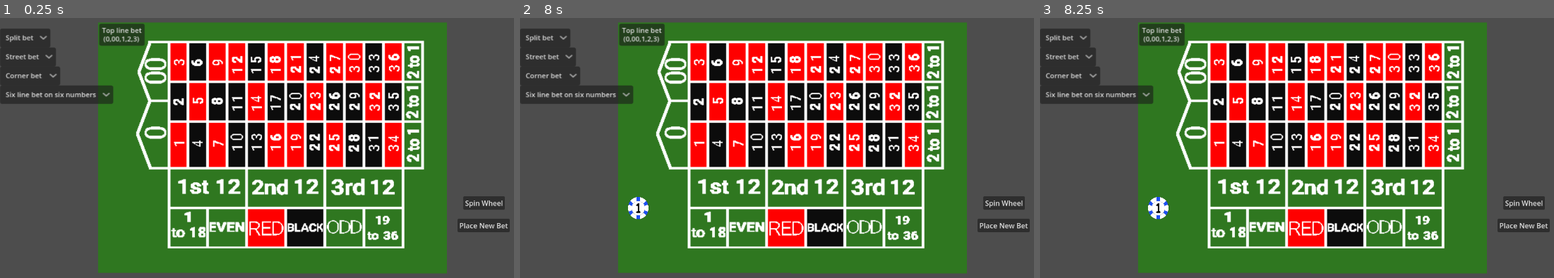
Above: before the commit, frames 1-3 (left to right).
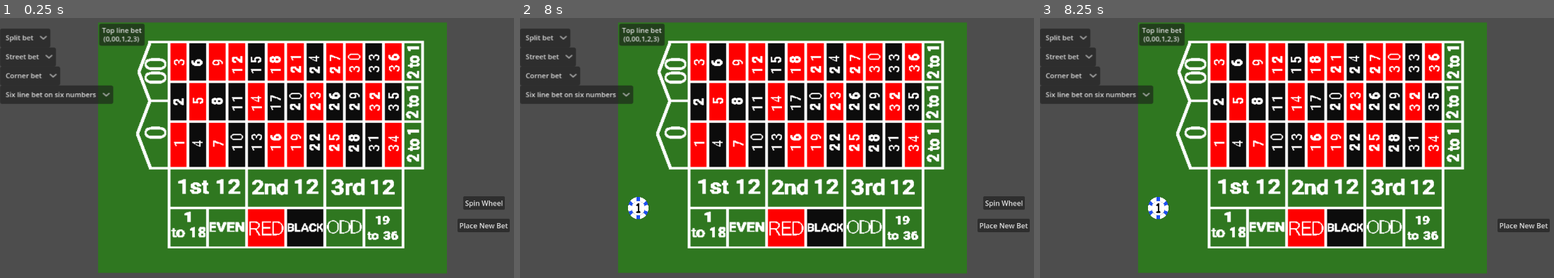
Above: after the commit, the same moments.

Repository: OwenFrakes/congressAppChallenge
Game: Godot game, scene res://Scenes/Roulette.tscn
The game is run twice, just before and just after one commit, with the same random seed, the same clock (stepped at 60 frames per second) and the same inputs. This scene is started directly instead of the project's main scene.
Inputs:
- Up to frame 1 (0.25 s): no input
- Up to frame 2 (8 s): click "3" at 0.5 s; click "3" at 1.25 s; click "3" at 2 s; click "Place Bet" at 2.75 s; click "Place Bet" at 3.5 s; click "Place Bet" at 4.25 s; click "Place Bet" at 5 s; click "Place Bet" at 5.75 s; click "Place Bet" at 6.5 s; click "1st 12" at 7.25 s
- Up to frame 3 (8.25 s): click "1st 12" at 8 s

Frames 1-2 are identical in both runs. In frame 3, 0.4% of the frame differs, in the area x 90-99%, y 68-74%.

Commit message:
Fixed all bugs with betting
I fixed the bugs when betting by resetting what you bet on after every spin.

Diff:
--- a/Scenes/ball.gd
+++ b/Scenes/ball.gd
@@ -25,9 +25,10 @@
 	#create var for button
 	var button_node = $"../Button"
 	button_node.connect("pressed", Callable(self, "on_button_pressed"))
-
 # Called every frame. 'delta' is the elapsed time since the previous frame.
 func _process(delta):
+	if money<bet_amount:
+		$"../Button".hide()
 	#when ball is spinning
 	if spinning:
 		if spin_velocity!=0:
--- a/Scenes/table.gd
+++ b/Scenes/table.gd
@@ -9,7 +9,6 @@
 var bet_2_to_1=""
 var bet_number=""
 var bet_top_line=""
-
 # Called when the node enters the scene tree for the first time.
 func _ready() -> void:
 	#black
@@ -173,7 +172,10 @@
 	bet_top_line_node.connect("pressed", Callable(self, "bet_top_line_button_pressed"))
 # Called every frame. 'delta' is the elapsed time since the previous frame.
 func _process(delta) -> void:
-	pass
+	var ball=$"../Ball".money
+	var money=ball
+	if bet_amount>money:
+		$"../Button".hide()
 #code to go to the wheel
 func on_button_pressed():
 	self.hide()
@@ -190,309 +192,623 @@
 	$"../Table/Split bet".selected=0
 	$"../Table/Street bet".selected=0
 	$"../Table/Corner bet".selected=0
+	#reset all bets
+	bet_color=""
+	bet_even_odd=""
+	bet_1_to_18=""
+	bet_12=""
+	bet_2_to_1=""
+	bet_number=""
+	bet_top_line=""
 #code for black
 func black_button_pressed():
 	$Chip.show()
 	bet_placed=true
 	bet_amount+=1
 	bet_color="black"
+	bet_even_odd=""
+	bet_1_to_18=""
+	bet_12=""
+	bet_2_to_1=""
+	bet_number=""
+	bet_top_line=""
 #code for red
 func red_button_pressed():
 	$Chip.show()
 	bet_placed=true
 	bet_amount+=1
 	bet_color="red"
+	bet_even_odd=""
+	bet_1_to_18=""
+	bet_12=""
+	bet_2_to_1=""
+	bet_number=""
+	bet_top_line=""
 #code for even
 func even_button_pressed():
 	$Chip.show()
 	bet_placed=true
 	bet_amount+=1
 	bet_even_odd="even"
+	bet_color=""
+	bet_1_to_18=""
+	bet_12=""
+	bet_2_to_1=""
+	bet_number=""
+	bet_top_line=""
 #code for odd
 func odd_button_pressed():
 	$Chip.show()
 	bet_placed=true
 	bet_amount+=1
 	bet_even_odd="odd"
+	bet_color=""
+	bet_1_to_18=""
+	bet_12=""
+	bet_2_to_1=""
+	bet_number=""
+	bet_top_line=""
 #code for 1 to 18
 func to_18_button_pressed():
 	$Chip.show()
 	bet_placed=true
 	bet_amount+=1
 	bet_1_to_18="1-18"
+	bet_color=""
+	bet_even_odd=""
+	bet_12=""
+	bet_2_to_1=""
+	bet_number=""
+	bet_top_line=""
 #code for 19 to 36
 func to_36_button_pressed():
 	$Chip.show()
 	bet_placed=true
 	bet_amount+=1
 	bet_1_to_18="19-36"
+	bet_color=""
+	bet_even_odd=""
+	bet_12=""
+	bet_2_to_1=""
+	bet_number=""
+	bet_top_line=""
 #1st 12
 func b1_12_button_pressed():
 	$Chip.show()
 	bet_placed=true
 	bet_amount+=1
 	bet_12="1st"
+	bet_color=""
+	bet_even_odd=""
+	bet_1_to_18=""
+	bet_2_to_1=""
+	bet_number=""
+	bet_top_line=""
 #2nd 12
 func b2_12_button_pressed():
 	$Chip.show()
 	bet_placed=true
 	bet_amount+=1
 	bet_12="2nd"
+	bet_color=""
+	bet_even_odd=""
+	bet_1_to_18=""
+	bet_2_to_1=""
+	bet_number=""
+	bet_top_line=""
 #3rd 12
 func b3_12_button_pressed():
 	$Chip.show()
 	bet_placed=true
 	bet_amount+=1
 	bet_12="3rd"
+	bet_color=""
+	bet_even_odd=""
+	bet_1_to_18=""
+	bet_2_to_1=""
+	bet_number=""
+	bet_top_line=""
 #1st 2-1
 func b1_2_1_button_pressed():
 	$Chip.show()
 	bet_placed=true
 	bet_amount+=1
 	bet_2_to_1="1st"
+	bet_color=""
+	bet_even_odd=""
+	bet_1_to_18=""
+	bet_12=""
+	bet_number=""
+	bet_top_line=""
 #2nd 2-1
 func b2_2_1_button_pressed():
 	$Chip.show()
 	bet_placed=true
 	bet_amount+=1
 	bet_2_to_1="2nd"
+	bet_color=""
+	bet_even_odd=""
+	bet_1_to_18=""
+	bet_12=""
+	bet_number=""
+	bet_top_line=""
 #3rd 2-1
 func b3_2_1_button_pressed():
 	$Chip.show()
 	bet_placed=true
 	bet_amount+=1
 	bet_2_to_1="3rd"
+	bet_color=""
+	bet_even_odd=""
+	bet_1_to_18=""
+	bet_12=""
+	bet_number=""
+	bet_top_line=""
 #code for 1
 func b1_button_pressed():
 	$Chip.show()
 	bet_placed=true
 	bet_amount+=1
 	bet_number="1"
+	bet_color=""
+	bet_even_odd=""
+	bet_1_to_18=""
+	bet_12=""
+	bet_2_to_1=""
+	bet_top_line=""
 #code for 2
 func b2_button_pressed():
 	$Chip.show()
 	bet_placed=true
 	bet_amount+=1
 	bet_number="2"
+	bet_color=""
+	bet_even_odd=""
+	bet_1_to_18=""
+	bet_12=""
+	bet_2_to_1=""
+	bet_top_line=""
 #code for 3
 func b3_button_pressed():
 	$Chip.show()
 	bet_placed=true
 	bet_amount+=1
 	bet_number="3"
+	bet_color=""
+	bet_even_odd=""
+	bet_1_to_18=""
+	bet_12=""
+	bet_2_to_1=""
+	bet_top_line=""
 #code for 4
 func b4_button_pressed():
 	$Chip.show()
 	bet_placed=true
 	bet_amount+=1
 	bet_number="4"
+	bet_color=""
+	bet_even_odd=""
+	bet_1_to_18=""
+	bet_12=""
+	bet_2_to_1=""
+	bet_top_line=""
 #code for 5
 func b5_button_pressed():
 	$Chip.show()
 	bet_placed=true
 	bet_amount+=1
 	bet_number="5"
+	bet_color=""
+	bet_even_odd=""
+	bet_1_to_18=""
+	bet_12=""
+	bet_2_to_1=""
+	bet_top_line=""
 #code for 6
 func b6_button_pressed():
 	$Chip.show()
 	bet_placed=true
 	bet_amount+=1
 	bet_number="6"
+	bet_color=""
+	bet_even_odd=""
+	bet_1_to_18=""
+	bet_12=""
+	bet_2_to_1=""
+	bet_top_line=""
 #code for 7
 func b7_button_pressed():
 	$Chip.show()
 	bet_placed=true
 	bet_amount+=1
 	bet_number="7"
+	bet_color=""
+	bet_even_odd=""
+	bet_1_to_18=""
+	bet_12=""
+	bet_2_to_1=""
+	bet_top_line=""
 #code for 8
 func b8_button_pressed():
 	$Chip.show()
 	bet_placed=true
 	bet_amount+=1
 	bet_number="8"
+	bet_color=""
+	bet_even_odd=""
+	bet_1_to_18=""
+	bet_12=""
+	bet_2_to_1=""
+	bet_top_line=""
 #code for 9
 func b9_button_pressed():
 	$Chip.show()
 	bet_placed=true
 	bet_amount+=1
 	bet_number="9"
+	bet_color=""
+	bet_even_odd=""
+	bet_1_to_18=""
+	bet_12=""
+	bet_2_to_1=""
+	bet_top_line=""
 #code for 10
 func b10_button_pressed():
 	$Chip.show()
 	bet_placed=true
 	bet_amount+=1
 	bet_number="10"
+	bet_color=""
+	bet_even_odd=""
+	bet_1_to_18=""
+	bet_12=""
+	bet_2_to_1=""
+	bet_top_line=""
 #code for 11
 func b11_button_pressed():
 	$Chip.show()
 	bet_placed=true
 	bet_amount+=1
 	bet_number="11"
+	bet_color=""
+	bet_even_odd=""
+	bet_1_to_18=""
+	bet_12=""
+	bet_2_to_1=""
+	bet_top_line=""
 #code for 12
 func b12_button_pressed():
 	$Chip.show()
 	bet_placed=true
 	bet_amount+=1
 	bet_number="12"
+	bet_color=""
+	bet_even_odd=""
+	bet_1_to_18=""
+	bet_12=""
+	bet_2_to_1=""
+	bet_top_line=""
 #code for 13
 func b13_button_pressed():
 	$Chip.show()
 	bet_placed=true
 	bet_amount+=1
 	bet_number="13"
+	bet_color=""
+	bet_even_odd=""
+	bet_1_to_18=""
+	bet_12=""
+	bet_2_to_1=""
+	bet_top_line=""
 #code for 14
 func b14_button_pressed():
 	$Chip.show()
 	bet_placed=true
 	bet_amount+=1
 	bet_number="14"
+	bet_color=""
+	bet_even_odd=""
+	bet_1_to_18=""
+	bet_12=""
+	bet_2_to_1=""
+	bet_top_line=""
 #code for 15
 func b15_button_pressed():
 	$Chip.show()
 	bet_placed=true
 	bet_amount+=1
 	bet_number="15"
+	bet_color=""
+	bet_even_odd=""
+	bet_1_to_18=""
+	bet_12=""
+	bet_2_to_1=""
+	bet_top_line=""
 #code for 16
 func b16_button_pressed():
 	$Chip.show()
 	bet_placed=true
 	bet_amount+=1
 	bet_number="16"
+	bet_color=""
+	bet_even_odd=""
+	bet_1_to_18=""
+	bet_12=""
+	bet_2_to_1=""
+	bet_top_line=""
 #code for 17
 func b17_button_pressed():
 	$Chip.show()
 	bet_placed=true
 	bet_amount+=1
 	bet_number="17"
+	bet_color=""
+	bet_even_odd=""
+	bet_1_to_18=""
+	bet_12=""
+	bet_2_to_1=""
+	bet_top_line=""
 #code for 18
 func b18_button_pressed():
 	$Chip.show()
 	bet_placed=true
 	bet_amount+=1
 	bet_number="18"
+	bet_color=""
+	bet_even_odd=""
+	bet_1_to_18=""
+	bet_12=""
+	bet_2_to_1=""
+	bet_top_line=""
 #code for 19
 func b19_button_pressed():
 	$Chip.show()
 	bet_placed=true
 	bet_amount+=1
 	bet_number="19"
+	bet_color=""
+	bet_even_odd=""
+	bet_1_to_18=""
+	bet_12=""
+	bet_2_to_1=""
+	bet_top_line=""
 #code for 20
 func b20_button_pressed():
 	$Chip.show()
 	bet_placed=true
 	bet_amount+=1
 	bet_number="20"
+	bet_color=""
+	bet_even_odd=""
+	bet_1_to_18=""
+	bet_12=""
+	bet_2_to_1=""
+	bet_top_line=""
 #code for 21
 func b21_button_pressed():
 	$Chip.show()
 	bet_placed=true
 	bet_amount+=1
 	bet_number="21"
+	bet_color=""
+	bet_even_odd=""
+	bet_1_to_18=""
+	bet_12=""
+	bet_2_to_1=""
+	bet_top_line=""
 #code for 22
 func b22_button_pressed():
 	$Chip.show()
 	bet_placed=true
 	bet_amount+=1
 	bet_number="22"
+	bet_color=""
+	bet_even_odd=""
+	bet_1_to_18=""
+	bet_12=""
+	bet_2_to_1=""
+	bet_top_line=""
 #code for 23
 func b23_button_pressed():
 	$Chip.show()
 	bet_placed=true
 	bet_amount+=1
 	bet_number="23"
+	bet_color=""
+	bet_even_odd=""
+	bet_1_to_18=""
+	bet_12=""
+	bet_2_to_1=""
+	bet_top_line=""
 #code for 24
 func b24_button_pressed():
 	$Chip.show()
 	bet_placed=true
 	bet_amount+=1
 	bet_number="24"
+	bet_color=""
+	bet_even_odd=""
+	bet_1_to_18=""
+	bet_12=""
+	bet_2_to_1=""
+	bet_top_line=""
 #code for 25
 func b25_button_pressed():
 	$Chip.show()
 	bet_placed=true
 	bet_amount+=1
 	bet_number="25"
+	bet_color=""
+	bet_even_odd=""
+	bet_1_to_18=""
+	bet_12=""
+	bet_2_to_1=""
+	bet_top_line=""
 #code for 26
 func b26_button_pressed():
 	$Chip.show()
 	bet_placed=true
 	bet_amount+=1
 	bet_number="26"
+	bet_color=""
+	bet_even_odd=""
+	bet_1_to_18=""
+	bet_12=""
+	bet_2_to_1=""
+	bet_top_line=""
 #code for 27
 func b27_button_pressed():
 	$Chip.show()
 	bet_placed=true
 	bet_amount+=1
 	bet_number="27"
+	bet_color=""
+	bet_even_odd=""
+	bet_1_to_18=""
+	bet_12=""
+	bet_2_to_1=""
+	bet_top_line=""
 #code for 28
 func b28_button_pressed():
 	$Chip.show()
 	bet_placed=true
 	bet_amount+=1
 	bet_number="28"
+	bet_color=""
+	bet_even_odd=""
+	bet_1_to_18=""
+	bet_12=""
+	bet_2_to_1=""
+	bet_top_line=""
 #code for 29
 func b29_button_pressed():
 	$Chip.show()
 	bet_placed=true
 	bet_amount+=1
 	bet_number="29"
+	bet_color=""
+	bet_even_odd=""
+	bet_1_to_18=""
+	bet_12=""
+	bet_2_to_1=""
+	bet_top_line=""
 #code for 30
 func b30_button_pressed():
 	$Chip.show()
 	bet_placed=true
 	bet_amount+=1
 	bet_number="30"
+	bet_color=""
+	bet_even_odd=""
+	bet_1_to_18=""
+	bet_12=""
+	bet_2_to_1=""
+	bet_top_line=""
 #code for 31
 func b31_button_pressed():
 	$Chip.show()
 	bet_placed=true
 	bet_amount+=1
 	bet_number="31"
+	bet_color=""
+	bet_even_odd=""
+	bet_1_to_18=""
+	bet_12=""
+	bet_2_to_1=""
+	bet_top_line=""
 #code for 32
 func b32_button_pressed():
 	$Chip.show()
 	bet_placed=true
 	bet_amount+=1
 	bet_number="32"
+	bet_color=""
+	bet_even_odd=""
+	bet_1_to_18=""
+	bet_12=""
+	bet_2_to_1=""
+	bet_top_line=""
 #code for 33
 func b33_button_pressed():
 	$Chip.show()
 	bet_placed=true
 	bet_amount+=1
 	bet_number="33"
+	bet_color=""
+	bet_even_odd=""
+	bet_1_to_18=""
+	bet_12=""
+	bet_2_to_1=""
+	bet_top_line=""
 #code for 34
 func b34_button_pressed():
 	$Chip.show()
 	bet_placed=true
 	bet_amount+=1
 	bet_number="34"
+	bet_color=""
+	bet_even_odd=""
+	bet_1_to_18=""
+	bet_12=""
+	bet_2_to_1=""
+	bet_top_line=""
 #code for 35
 func b35_button_pressed():
 	$Chip.show()
 	bet_placed=true
 	bet_amount+=1
 	bet_number="35"
+	bet_color=""
+	bet_even_odd=""
+	bet_1_to_18=""
+	bet_12=""
+	bet_2_to_1=""
+	bet_top_line=""
 #code for 36
 func b36_button_pressed():
 	$Chip.show()
 	bet_placed=true
 	bet_amount+=1
 	bet_number="36"
+	bet_color=""
+	bet_even_odd=""
+	bet_1_to_18=""
+	bet_12=""
+	bet_2_to_1=""
+	bet_top_line=""
 #code for 0
 func b0_button_pressed():
 	$Chip.show()
 	bet_placed=true
 	bet_amount+=1
 	bet_number="0"
+	bet_color=""
+	bet_even_odd=""
+	bet_1_to_18=""
+	bet_12=""
+	bet_2_to_1=""
+	bet_top_line=""
 #code for 00
 func b00_button_pressed():
 	$Chip.show()
 	bet_placed=true
 	bet_amount+=1
 	bet_number="00"
+	bet_color=""
+	bet_even_odd=""
+	bet_1_to_18=""
+	bet_12=""
+	bet_2_to_1=""
+	bet_top_line=""
 #code for top line bet
 func bet_top_line_button_pressed():
 	$Chip.show()
 	bet_placed=true
 	bet_amount+=1
 	bet_top_line="yes"
+	bet_color=""
+	bet_even_odd=""
+	bet_1_to_18=""
+	bet_12=""
+	bet_2_to_1=""
+	bet_number=""
